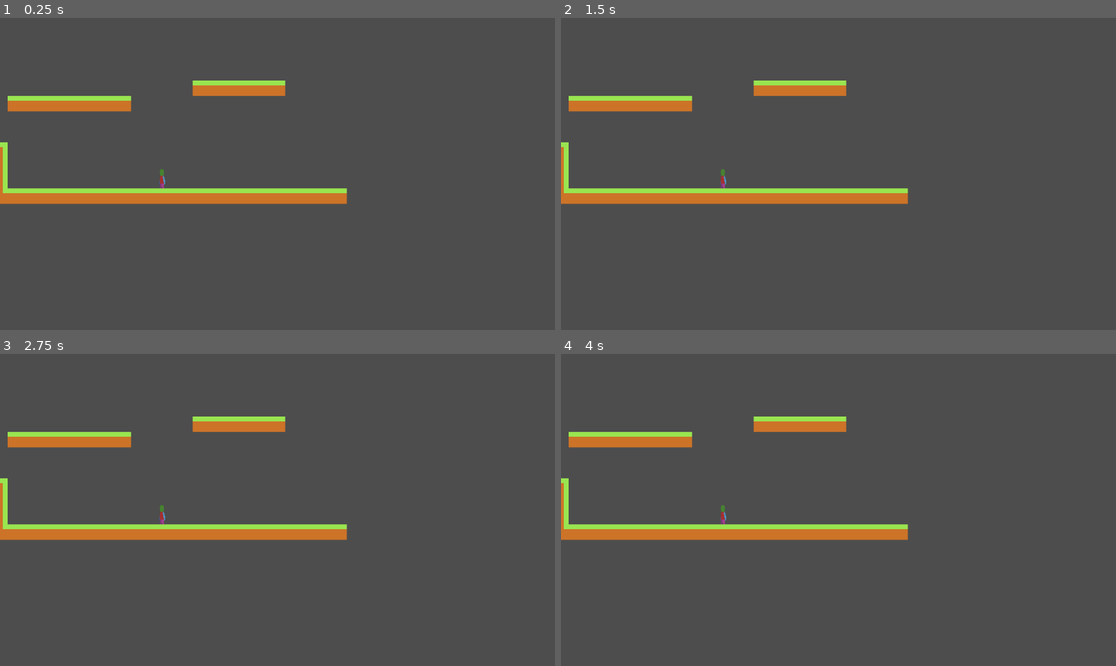
Above: before the commit, frames 1-4 (two rows, left to right).
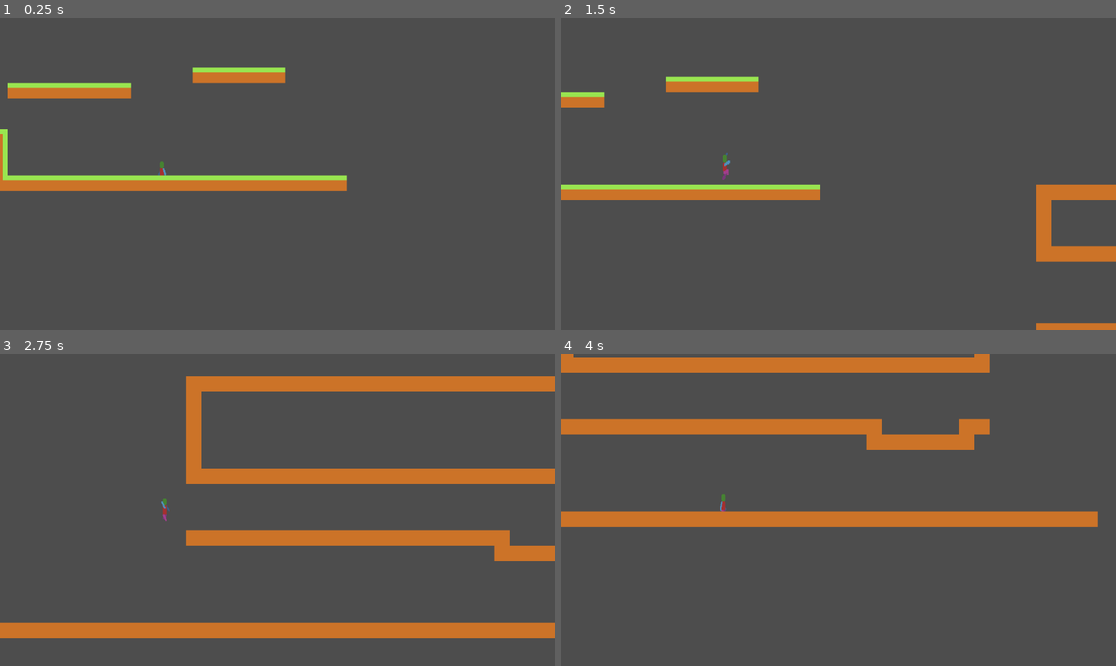
Above: after the commit, the same moments.

Repository: Koquin/Plane
Game: Godot game, scene res://scenes/world/world.tscn
Two runs of this game, one before a commit and one after it. Both use one fixed random seed, a clock stepped at 60 frames per second and the inputs below.
Inputs:
- Up to frame 1 (0.25 s): no input
- Up to frame 2 (1.5 s): tap Enter at 0.5 s; hold Space (jump) 0.53-1.28 s; hold D (move_right) from 0.53 s (still down); tap Space (jump) at 1.35 s
- Up to frame 3 (2.75 s): tap Space (jump) at 1.52, 1.82 s; release D (move_right) at 2.03 s; hold A (move_left) from 2.03 s (still down); hold Space (jump) from 2.03 s (still down)
- Up to frame 4 (4 s): release A (move_left) at 2.78 s; release Space (jump) at 2.78 s; hold D (move_right) from 2.78 s (still down); tap Space (jump) at 2.85, 3.02, 3.32 s; hold Space (jump) from 3.53 s (still down)

The runs differ from the first frame. In frame 1, 9.5% of the frame differs, in the area x 0-63%, y 15-60%; in frame 2, 7.9%; in frame 3, 19%, in the area x 0-100%, y 7-92%; in frame 4, 16%.

Commit message:
feat(Player): added jumping_from_hangging as a new state

Diff:
--- a/scenes/player/player.tscn
+++ b/scenes/player/player.tscn
@@ -24,6 +24,7 @@
 [ext_resource type="Script" uid="uid://btbikggg6xxgy" path="res://scripts/player/state_machine/turn/turn_2.gd" id="22_007i1"]
 [ext_resource type="Script" uid="uid://b5t70krei6avv" path="res://scripts/player/state_machine/turn/turn_3.gd" id="23_6cv16"]
 [ext_resource type="Script" uid="uid://d0cvjl8ksm2lw" path="res://scripts/player/state_machine/turn/turn_4.gd" id="24_j4nxn"]
+[ext_resource type="Script" uid="uid://becds6m0nhdj7" path="res://scripts/player/LookingBackState.gd" id="25_6cv16"]
 [ext_resource type="Script" uid="uid://2y7q5hcy6hcy" path="res://scripts/player/PlayerInput.gd" id="25_007i1"]
 
 [sub_resource type="RectangleShape2D" id="RectangleShape2D_d21ai"]
@@ -304,8 +305,52 @@
 "values": [Vector2i(0, 2), Vector2i(1, 2), Vector2i(2, 2), Vector2i(3, 2), Vector2i(4, 2), Vector2i(5, 2), Vector2i(6, 2), Vector2i(7, 2)]
 }
 
+[sub_resource type="Animation" id="Animation_6cv16"]
+resource_name = "trying_to_hang"
+length = 0.7
+loop_mode = 1
+tracks/0/type = "value"
+tracks/0/imported = false
+tracks/0/enabled = true
+tracks/0/path = NodePath(".:frame_coords")
+tracks/0/interp = 1
+tracks/0/loop_wrap = true
+tracks/0/keys = {
+"times": PackedFloat32Array(0, 0.13333334, 0.26666668, 0.4, 0.53333336),
+"transitions": PackedFloat32Array(1, 1, 1, 1, 1),
+"update": 1,
+"values": [Vector2i(0, 11), Vector2i(1, 11), Vector2i(2, 11), Vector2i(3, 11), Vector2i(4, 11)]
+}
+
+[sub_resource type="Animation" id="Animation_j4nxn"]
+length = 0.001
+tracks/0/type = "value"
+tracks/0/imported = false
+tracks/0/enabled = true
+tracks/0/path = NodePath("../CollisionShape2D:scale")
+tracks/0/interp = 1
+tracks/0/loop_wrap = true
+tracks/0/keys = {
+"times": PackedFloat32Array(0),
+"transitions": PackedFloat32Array(1),
+"update": 0,
+"values": [Vector2(0.05, 0.15)]
+}
+tracks/1/type = "value"
+tracks/1/imported = false
+tracks/1/enabled = true
+tracks/1/path = NodePath(".:flip_h")
+tracks/1/interp = 1
+tracks/1/loop_wrap = true
+tracks/1/keys = {
+"times": PackedFloat32Array(0),
+"transitions": PackedFloat32Array(1),
+"update": 1,
+"values": [true]
+}
+
 [sub_resource type="Animation" id="Animation_rjqkl"]
-resource_name = "starting_hangging_and_looking_back"
+resource_name = "looking_back_while_hangging"
 length = 0.15
 tracks/0/type = "value"
 tracks/0/imported = false
@@ -322,6 +367,7 @@
 
 [sub_resource type="AnimationLibrary" id="AnimationLibrary_ir8iy"]
 _data = {
+&"RESET": SubResource("Animation_j4nxn"),
 &"climbing_ledge": SubResource("Animation_sm1rv"),
 &"falling": SubResource("Animation_x0ka3"),
 &"hangging": SubResource("Animation_flf07"),
@@ -330,12 +376,13 @@
 &"jumping_from_idle": SubResource("Animation_d2bti"),
 &"jumping_from_running": SubResource("Animation_0h7mo"),
 &"just_hangged": SubResource("Animation_k73cj"),
+&"looking_back_while_hangging": SubResource("Animation_rjqkl"),
 &"preparing_to_jump_from_idle": SubResource("Animation_nr8wp"),
 &"preparing_to_jump_from_running": SubResource("Animation_hqns4"),
 &"recovering_from_low_fall": SubResource("Animation_ta5nu"),
 &"running_left": SubResource("Animation_ir8iy"),
 &"running_right": SubResource("Animation_d21ai"),
-&"starting_hangging_and_looking_back": SubResource("Animation_rjqkl")
+&"trying_to_hang": SubResource("Animation_6cv16")
 }
 
 [sub_resource type="Animation" id="Animation_kvlxm"]
@@ -384,34 +431,35 @@
 script = ExtResource("2_kvlxm")
 
 [node name="CollisionShape2D" type="CollisionShape2D" parent="."]
-position = Vector2(0, 5)
-scale = Vector2(0.05, 0.2)
+position = Vector2(0, -6)
+scale = Vector2(0.05, 0.15)
 shape = SubResource("RectangleShape2D_d21ai")
 
 [node name="RayCastsHang" type="Node2D" parent="."]
 scale = Vector2(0.0237143, 0.301438)
 
 [node name="RayCast2DDireitoAlto" type="RayCast2D" parent="RayCastsHang"]
+position = Vector2(0, -70)
+scale = Vector2(1.4, 1)
+target_position = Vector2(260, 0)
+
+[node name="RayCast2DEsquerdoAlto" type="RayCast2D" parent="RayCastsHang"]
+position = Vector2(0, -70)
+scale = Vector2(1.4, 1)
+target_position = Vector2(-260, 0)
+
+[node name="RayCast2DDireitoAltoBaixo" type="RayCast2D" parent="RayCastsHang"]
 position = Vector2(0, -45)
 scale = Vector2(1.4, 1)
-target_position = Vector2(260, 0)
-
-[node name="RayCast2DEsquerdoAlto" type="RayCast2D" parent="RayCastsHang"]
+target_position = Vector2(230, 0)
+
+[node name="RayCast2DEsquerdoAltoBaixo" type="RayCast2D" parent="RayCastsHang"]
 position = Vector2(0, -45)
 scale = Vector2(1.4, 1)
-target_position = Vector2(-260, 0)
-
-[node name="RayCast2DDireitoAltoBaixo" type="RayCast2D" parent="RayCastsHang"]
-position = Vector2(0, -22)
-scale = Vector2(1.4, 1)
-target_position = Vector2(230, 0)
-
-[node name="RayCast2DEsquerdoAltoBaixo" type="RayCast2D" parent="RayCastsHang"]
-position = Vector2(0, -22)
-scale = Vector2(1.4, 1)
 target_position = Vector2(-230, 0)
 
 [node name="Sprite2D" type="Sprite2D" parent="."]
+position = Vector2(0, -9)
 scale = Vector2(0.49032164, 1.013305)
 texture = ExtResource("3_4d7sh")
 flip_h = true
@@ -427,6 +475,7 @@
 &"idle": SubResource("AnimationLibrary_3j4b4"),
 &"turn": SubResource("AnimationLibrary_6cv16")
 }
+autoplay = "RESET"
 
 [node name="StateMachine" type="Node" parent="."]
 script = ExtResource("4_q6r6c")
@@ -493,5 +542,8 @@
 [node name="turn_4" type="Node" parent="StateMachine/Turn"]
 script = ExtResource("24_j4nxn")
 
+[node name="LookingBackState" type="Node" parent="StateMachine"]
+script = ExtResource("25_6cv16")
+
 [node name="PlayerInput" type="Node" parent="."]
 script = ExtResource("25_007i1")
--- a/scripts/core/StateMachine.gd
+++ b/scripts/core/StateMachine.gd
@@ -5,11 +5,13 @@
 var states: Dictionary = {}
 
 func _ready():
+	print("Chegou no state machine")
 	for child in get_children():
 		if child is State:
 			states[child.name] = child
 			child.transitioned.connect(on_child_transitioned)
 			child.parent = get_parent()
+			print("State achado ! State: %s" %child)
 		else:
 			push_warning("State machine contains child which is not 'State': %s" %child)
 
--- a/scripts/player/ClimbingLedgeState.gd
+++ b/scripts/player/ClimbingLedgeState.gd
@@ -12,7 +12,7 @@
 	character_animator.play("climbing_ledge")
 	await get_tree().create_timer(0.3999).timeout
 	parent.global_position = climbingLedgeFinalPosition
-	transitioned.emit("IdleState")
+	transitioned.emit("Idle")
 
 func Physics_update(delta: float) -> void:
 	pass
--- a/scripts/player/HanggingState.gd
+++ b/scripts/player/HanggingState.gd
@@ -6,6 +6,7 @@
 var cornerGrabPosition = Vector2.ZERO
 var ledgeGrabSnapPosition = Vector2.ZERO
 const ledgeGrabSnapY = 6
+@onready var input := $"../../PlayerInput"
 
 func Enter():
 	parent.get_node("RayCastsHang/RayCast2DDireitoAlto").enabled = parent.is_facing_right
@@ -31,41 +32,17 @@
 			_tileCoords = parent.tileMap.local_to_map(local_point)
 			_tileCoords += Vector2i(0, 1)
 			cornerGrabPosition = parent.tileMap.map_to_local(_tileCoords) - _tileSizeCorrection
-	ledgeGrabSnapPosition = Vector2(cornerGrabPosition.x + (horizontal_direction * -1), cornerGrabPosition.y + ledgeGrabSnapY - 9)
+	ledgeGrabSnapPosition = Vector2(cornerGrabPosition.x + (horizontal_direction * -1), cornerGrabPosition.y + ledgeGrabSnapY - 2)
 	parent.global_position = ledgeGrabSnapPosition
 	parent.velocity = Vector2.ZERO
 	character_animation = parent.get_node("Sprite2D/AnimationPlayer")
 	character_animation.play("hangging")
 func Physics_update(_delta):
-	var move_left  = Input.is_action_pressed("move_left")
-	var move_right = Input.is_action_pressed("move_right")
-	var move_down  = Input.is_action_just_pressed("move_down")
-	var move_up = Input.is_action_just_pressed("move_up")
-	var jump = Input.is_action_just_pressed("jump")
-	if move_left and parent.is_facing_right and not is_looking_back:
-		is_looking_back = true
-		character_animation.play("starting_hangging_and_looking_back")
-		print("[Looking back]")
+	if (input.move_axis == -1) and parent.is_facing_right and not is_looking_back:
+		transitioned.emit("LookingBackState")
 
-	elif move_right and not parent.is_facing_right and not is_looking_back:
-		is_looking_back = true
-		character_animation.play("starting_hangging_and_looking_back")
-		print("[Looking back]")
+	elif (input.move_axis == 1) and not parent.is_facing_right and not is_looking_back:
+		transitioned.emit("LookingBackState")
 
-	if is_looking_back and move_right and parent.is_facing_right:
-		is_looking_back = false
-		print("[Facing the wall]")
-		character_animation.play("hangging")
-
-	elif is_looking_back and move_left and not parent.is_facing_right:
-		is_looking_back = false
-		print("[Facing the wall]")
-		character_animation.play("hangging")
-
-	if is_looking_back and jump:
-		transitioned.emit("JumpingFromHanggingState")
-	if move_up:
-		transitioned.emit("ClimbingLedgeState")
-	# Se apertar para baixo → cai
-	if move_down:
+	if input.down_pressed:
 		transitioned.emit("FallingState")
--- a/scripts/player/IdleState.gd
+++ b/scripts/player/IdleState.gd
@@ -1,4 +1,4 @@
-class_name IdleState
+class_name Idle
 extends State
 
 func Enter():
@@ -13,7 +13,5 @@
 		parent.is_facing_right = false
 		transitioned.emit("RunningState")
 
-
-
 	if Input.is_action_just_pressed("jump") and parent.is_on_floor():
-		transitioned.emit("PreparingToJumpFromIdleState")
+		transitioned.emit("PreparingToJumpFromIdle")
--- a/scripts/player/JumpingFromIdleState.gd
+++ b/scripts/player/JumpingFromIdleState.gd
@@ -1,4 +1,4 @@
-class_name JumpingFromIdleState
+class_name JumpingFromIdle
 extends State
 
 func Enter():
--- a/scripts/player/JumpingFromRunningState.gd
+++ b/scripts/player/JumpingFromRunningState.gd
@@ -1,6 +1,7 @@
 class_name JumpingFromRunningState
 extends State
 
+@onready var input := $"../../PlayerInput"
 func Enter():
 	parent.velocity.y = -180
 	if parent.velocity.x < 200 and parent.is_facing_right:
@@ -20,5 +21,5 @@
 		transitioned.emit("FallingState")
 		return
 
-	if Input.is_action_just_pressed("jump") and not parent.is_on_floor():
+	if input.jump_just_pressed and not parent.is_on_floor():
 		transitioned.emit("TryingToHangState")
--- /dev/null
+++ b/scripts/player/LookingBackState.gd
@@ -0,0 +1,20 @@
+extends State
+class_name looking_back_state
+
+@onready var animator : AnimationPlayer = $"../../Sprite2D/AnimationPlayer"
+@onready var input := $"../../PlayerInput"
+@onready var facing_right
+
+func Enter():
+	facing_right = parent.is_facing_right
+	var flip = parent.get_node("Sprite2D").flip_h
+
+	animator.play("looking_back_while_hangging")
+	flip = not facing_right
+
+func Physics_update(delta: float) -> void:
+	if not input.move_axis:
+		transitioned.emit("HanggingState")
+	if input.jump_just_pressed:
+		parent.is_facing_right = not facing_right
+		transitioned.emit("JumpingFromRunningState")
--- a/scripts/player/Player.gd
+++ b/scripts/player/Player.gd
@@ -11,14 +11,14 @@
 @onready var input = $PlayerInput
 
 func _ready():
-	# Inicia o personagem no IdleState
-	state_machine.on_child_transitioned("IdleState")
+	# Inicia o personagem no Idle
+	state_machine.on_child_transitioned("Idle")
 
 func set_tile_map(tm: TileMapLayer):
 	tileMap = tm
 
 func _physics_process(delta):
 	input.update()
-	if not state_machine.is_in_state("HanggingState") and not state_machine.is_in_state("ClimbingLedgeState"):
+	if not state_machine.is_in_state("HanggingState") and not state_machine.is_in_state("ClimbingLedgeState") and not state_machine.is_in_state("LookingBackState"):
 		velocity.y += gravity * delta
 	move_and_slide()
--- a/scripts/player/PreparingToJumpFromIdleState.gd
+++ b/scripts/player/PreparingToJumpFromIdleState.gd
@@ -1,4 +1,4 @@
-class_name PreparingToJumpFromIdleState
+class_name PreparingToJumpFromIdle
 extends State
 
 func Enter() -> void:
@@ -10,7 +10,7 @@
 		parent.get_node("Sprite2D").flip_h = true
 
 	await get_tree().create_timer(0.3).timeout
-	transitioned.emit("JumpingFromIdleState")
+	transitioned.emit("JumpingFromIdle")
 
 func Physics_update(delta: float) -> void:
 	pass
--- a/scripts/player/RecoveringFromLowFallState.gd
+++ b/scripts/player/RecoveringFromLowFallState.gd
@@ -5,7 +5,7 @@
 	parent.get_node("Sprite2D/AnimationPlayer").play("recovering_from_low_fall")
 
 	await get_tree().create_timer(0.2).timeout
-	transitioned.emit("IdleState")
+	transitioned.emit("Idle")
 
 func Physics_update(delta: float) -> void:
 	parent.velocity.x = 0
--- a/scripts/player/RunningState.gd
+++ b/scripts/player/RunningState.gd
@@ -7,7 +7,7 @@
 	var direction := Input.get_axis("move_left", "move_right")
 
 	if direction == 0:
-		transitioned.emit("IdleState")
+		transitioned.emit("Idle")
 		return
 
 
--- a/scripts/player/TryingToHangState.gd
+++ b/scripts/player/TryingToHangState.gd
@@ -4,7 +4,10 @@
 var cornerGrabPosition = Vector2.ZERO
 var ledgeGrabSnapPosition = Vector2.ZERO
 const ledgeGrabSnapY = 6
+@onready var character_animation: AnimationPlayer
 func Enter():
+	character_animation = parent.get_node("Sprite2D/AnimationPlayer")
+	character_animation.play("trying_to_hang")
 	parent.get_node("RayCastsHang/RayCast2DDireitoAlto").enabled = parent.is_facing_right
 	parent.get_node("RayCastsHang/RayCast2DEsquerdoAlto").enabled = not parent.is_facing_right
 	parent.get_node("RayCastsHang/RayCast2DDireitoAltoBaixo").enabled = parent.is_facing_right
@@ -32,7 +35,7 @@
 		parent.get_node("Sprite2D/AnimationPlayer").play("falling")
 
 	if parent.is_on_floor():
-		transitioned.emit("IdleState")
+		transitioned.emit("Idle")
 		return
 
 	var raycast_dir_alto = parent.get_node("RayCastsHang/RayCast2DDireitoAlto")
Not shown: 1 places in scenes/player/player.tscn that only renumber resources
Not shown, added: scripts/player/LookingBackState.gd.uid
